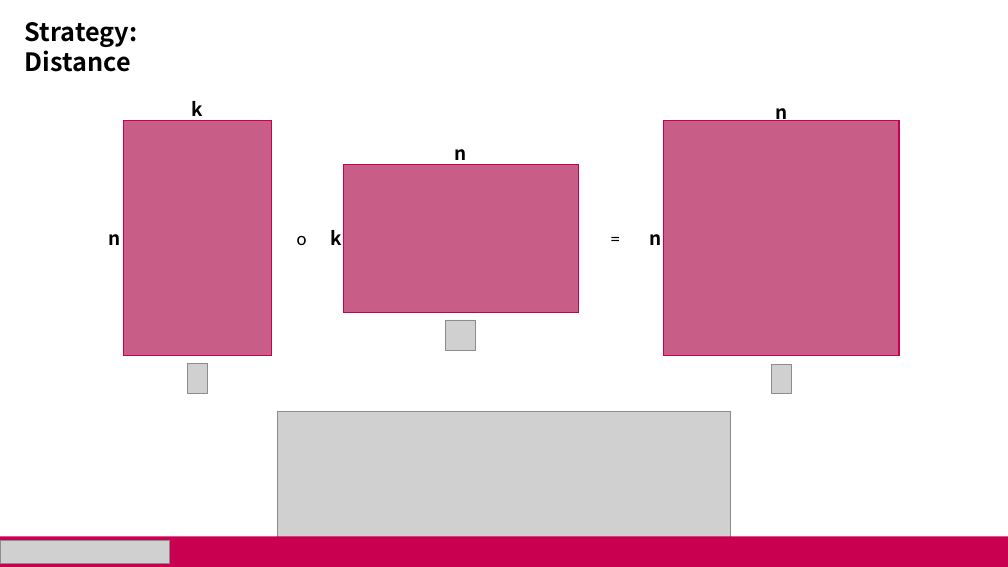
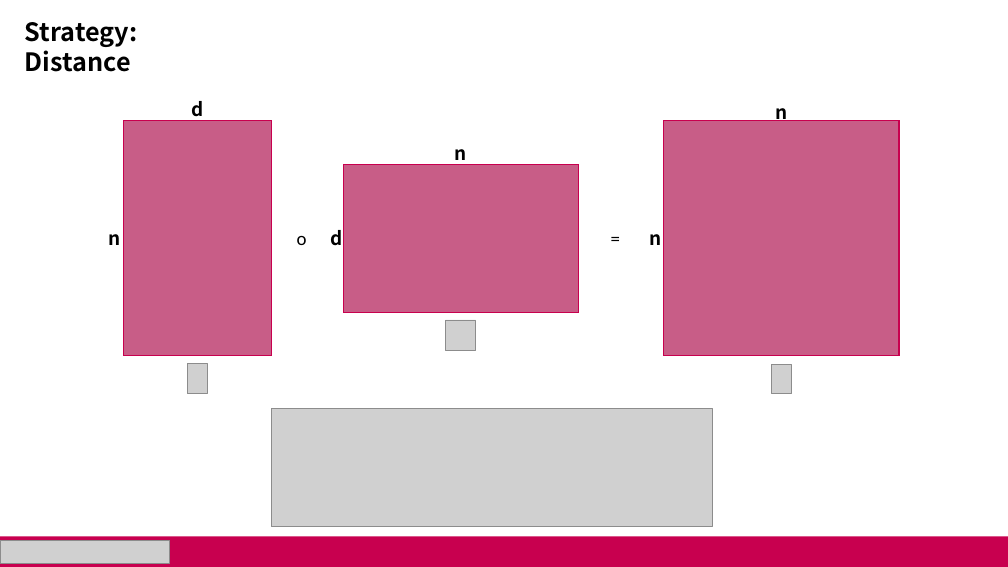
Before and after one commit to minsusun/csed490c-01, a slide deck: slide 6 of Project/presentation.pptx (slide 5 before the commit). Drawn at 1008x567 pixels with LibreOffice and Linux fonts; fonts in the diff are those of the drawing; grey boxes stand for pictures. Boxes give left, top, right and bottom in pixels: in the first picture for what was removed or moved away, otherwise in the second. Text is boxed around its words. In the diff, an @@ line names an element or a change of style, - is before the commit and + after.

```diff
--- a/Project/presentation.pptx
+++ b/Project/presentation.pptx
@@ text at <box>191,101,203,122</box>: text changed @@
-k
+d
@@ text at <box>330,230,342,246</box>: text changed @@
-k
+d
@@ picture: place and size @@
-picture at <box>278,411,730,541</box>
+picture at <box>271,408,712,527</box>
```
Also in this commit, not shown: 1 other slide changed, 3 slides added, 1 other file.
